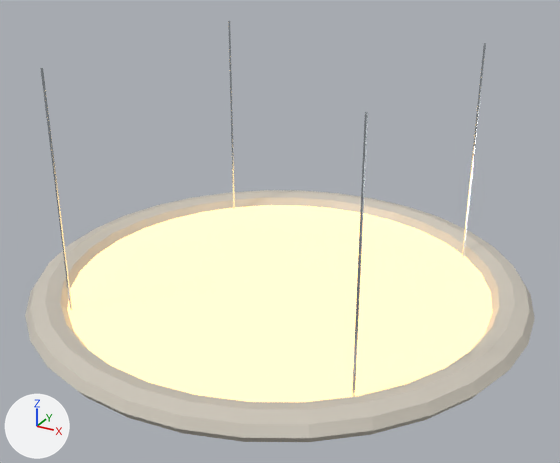
A saved change to the glTF model game/models/cafe_ringlight.glb.
Both versions are drawn from a camera (50 mm lens) standing at (4.44, -8.08, 4.77) and looking at (0.11, -0.21, 0.83). Arrows for +X, +Y and +Z are at lower left; the lights stay in place. The picture after the commit comes second.
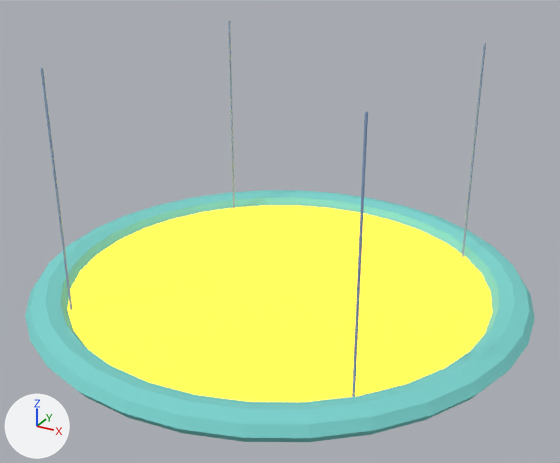
Changed parts and their boxes (x1, y1, x2, y2) in the pictures (560 x 463 px):
'Torus', recoloured: (25, 21, 535, 442) in both

Patch to the scene script:
```diff
--- a/game/models/cafe_ringlight.glb.py
+++ b/game/models/cafe_ringlight.glb.py
@@ mat_loungepearl @@
 mat_loungepearl = principled_material('LoungePearl')
-mat_loungepearl.base_color = (0.624, 0.578, 0.497)  # pale yellow #cfc8bb
+mat_loungepearl.base_color = (0.198, 0.651, 0.624)  # cyan #7bd3cf
 mat_loungepearl.roughness = 0.35
@@ mat_loungeglow @@
 mat_loungeglow = principled_material('LoungeGlow')
-mat_loungeglow.base_color = (1.0, 0.665, 0.305)  # beige #ffd596
+mat_loungeglow.base_color = (1.0, 0.658, 0.0437)  # yellow #ffd43b
 mat_loungeglow.roughness = 0.3
-mat_loungeglow.emission_color = (1.0, 0.665, 0.305)  # beige #ffd596
+mat_loungeglow.emission_color = (1.0, 0.658, 0.0437)  # yellow #ffd43b
 mat_loungeglow.emission_strength = 1.3
```
